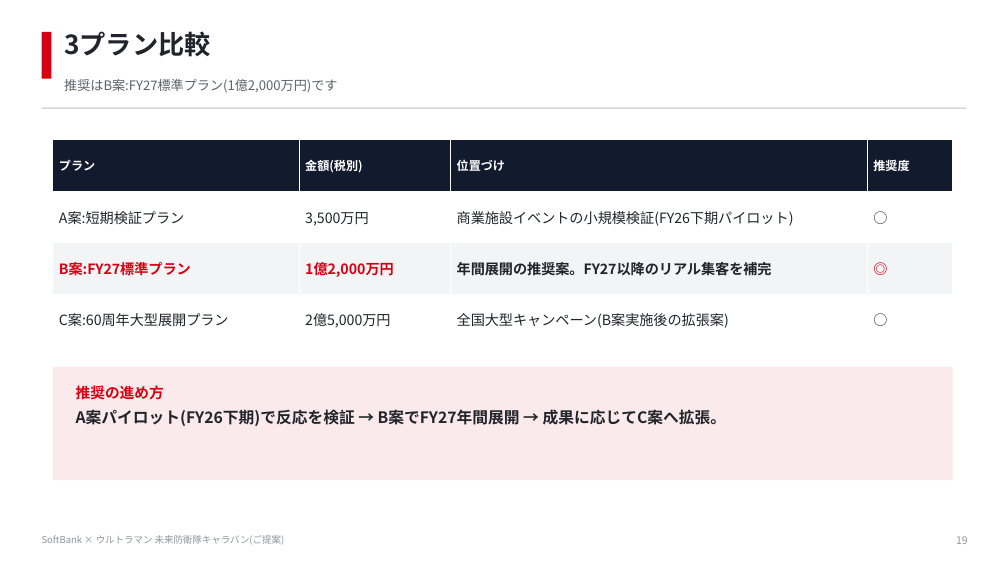
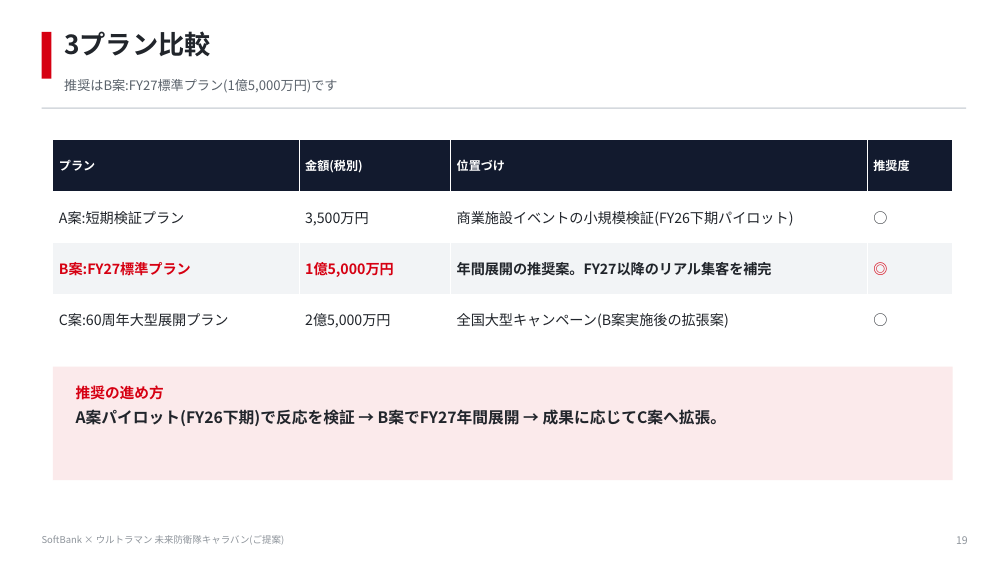
Before and after one commit to hayatoshintani-spe/kessho-lens, a slide deck: slide 19 of docs/proposals/softbank-ultraman-caravan/SoftBank_Ultraman_未来防衛隊キャラバン_提案資料.pptx. Drawn at 1008x567 pixels with LibreOffice and Linux fonts; fonts in the diff are those of the drawing. Boxes give left, top, right and bottom in pixels: in the first picture for what was removed or moved away, otherwise in the second. Text is boxed around its words. In the diff, an @@ line names an element or a change of style, - is before the commit and + after.

```diff
--- a/docs/proposals/softbank-ultraman-caravan/SoftBank_Ultraman_未来防衛隊キャラバン_提案資料.pptx
+++ b/docs/proposals/softbank-ultraman-caravan/SoftBank_Ultraman_未来防衛隊キャラバン_提案資料.pptx
@@ text at (x1=64, y1=79, x2=337, y2=93): text changed @@
-推奨はB案:FY27標準プラン(1億2,000万円)です
+推奨はB案:FY27標準プラン(1億5,000万円)です
@@ table at (x1=53, y1=140, x2=953, y2=346) @@
-row 3, column 2: 1億2,000万円
+row 3, column 2: 1億5,000万円
```
Also in this commit, not shown: 4 other slides changed, 2 other files.
